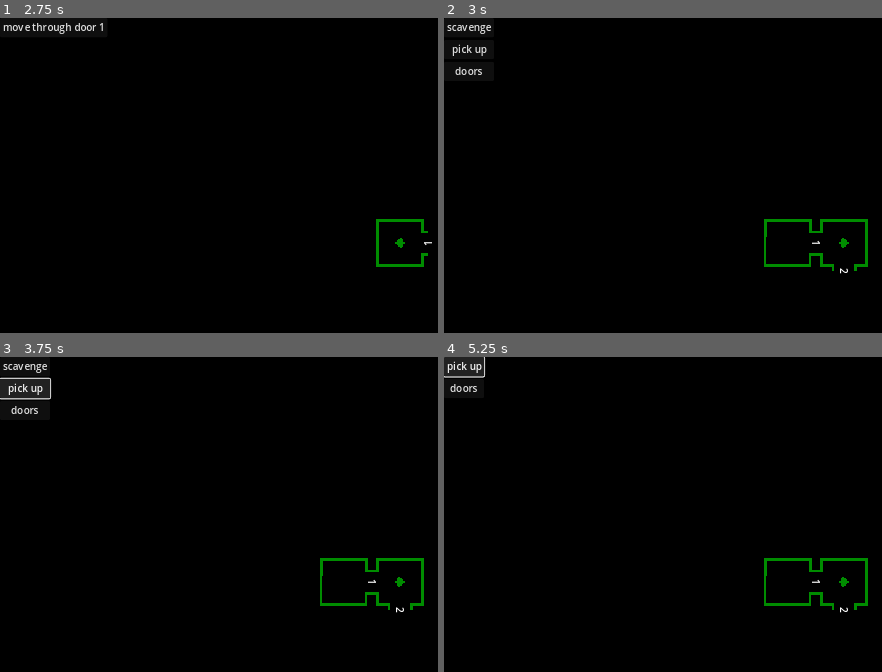
Above: before the commit, frames 1-4 (two rows, left to right).
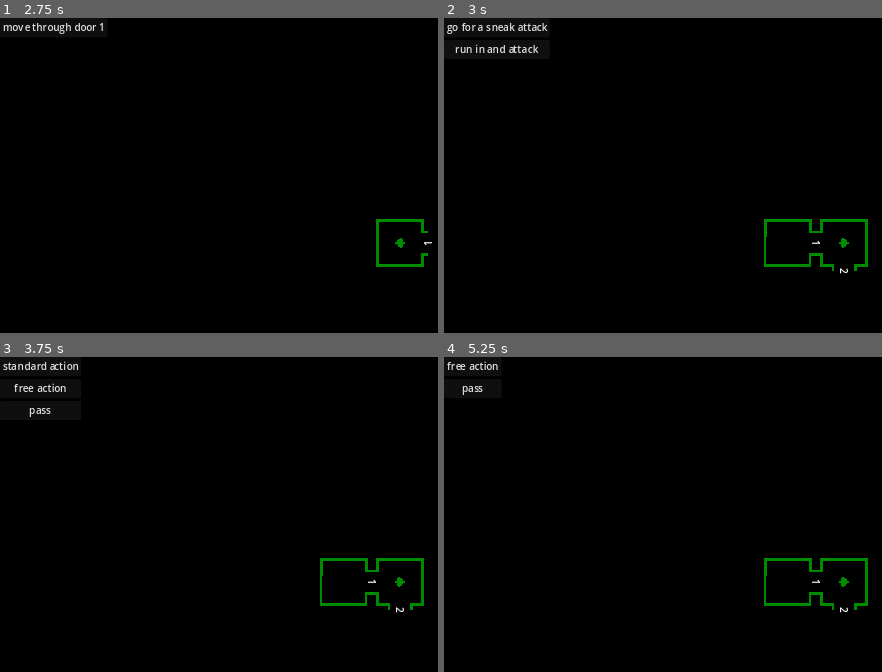
Above: after the commit, the same moments.

Repository: rainbowd-ash/ker_nethalas
Game: Godot game, scene res://globals/game.tscn
Two runs of this game, one before a commit and one after it. Both use one fixed random seed, a clock stepped at 60 frames per second and the inputs below.
Inputs (mouse positions are in pixels of both pictures, inside the frame that each line leads up to):
- Up to frame 1 (2.75 s): click "scavenge" at 0.5 s; click "pick up" at 1.25 s; click "doors" at 2 s
- Up to frame 2 (3 s): click "move through door 1" at 2.75 s
- Up to frame 3 (3.75 s): click (26, 388) at 3.5 s, where only the run before the commit has a clickable "pick up"
- Up to frame 4 (5.25 s): click (483, 366) at 4.25 s, where only the run after the commit has a clickable "standard action"; click (461, 366) at 5 s, where only the run after the commit has a clickable "attack"

Frame 1 is identical in both runs. In frame 2, 0.7% of the frame differs, in the area x 0-24%, y 1-19%; in frame 3, 0.7%, in the area x 0-19%, y 1-20%; in frame 4, 0.4%.

Commit message:
monsters do attack rolls now

Diff:
--- a/character/character.gd
+++ b/character/character.gd
@@ -39,3 +39,9 @@
 
 func get_free_actions() -> Array:
 	return []
+
+func get_defence_roll_value() -> int:
+	return skills.get_value("dodge")
+
+func get_initiative_value() -> int:
+	return skills.get_value("perception")
--- a/combat/combat.gd
+++ b/combat/combat.gd
@@ -11,6 +11,7 @@
 var player_free_actions : int = 1
 var initiative_mod = 0
 var stealth_check_result : OpposedCheckResult = null
+var round_counter : int = 0
 
 func _ready() -> void:
 	Character.performed_standard_action.connect(_on_character_performed_standard_action)
@@ -29,6 +30,7 @@
 	elif action_key == "standard action":
 		list_standard_actions()
 	elif action_key == "pass":
+		print("player passes turn")
 		player_round_finished.emit()
 	elif action_key == "actions_back":
 		list_combat_actions()
@@ -43,13 +45,19 @@
 		list_stealth_actions()
 		await stealth_attempt_finished
 	roll_initiative()
+	print("-regular combat starting-")
 	combat_rounds()
 
 func combat_rounds():
+	# give monster first attack to make the loop simpler
 	if not player_initiative and in_combat:
 		monster_action()
 		player_initiative = true
+
+	# combat loop
 	while in_combat:
+		round_counter += 1
+		print("-combat round %d-" % round_counter)
 		if in_combat:
 			player_action()
 			await player_round_finished
@@ -58,8 +66,10 @@
 		# refresh actions
 		player_standard_actions = 1
 		player_free_actions = 1
+	# exit combat loop condition
 	if not in_combat:
 		end_combat()
+
 
 func add_monster(monster : Monster):
 	for i in range(0, monster.number):
@@ -85,13 +95,13 @@
 			print("player gets initiative from stealth success")
 			player_initiative = true
 			return
-	var character_perception : int = Character.skills.get_value("perception")
+	var character_initiative : int = Character.get_initiative_value()
 	var highest_awareness = 0
 	for monster in monsters:
 		if monster.awareness > highest_awareness:
 			highest_awareness = monster.awareness
 	var roll_result : OpposedCheckResult = Dice.opposed_check(
-		CheckValue.new(character_perception + initiative_mod),
+		CheckValue.new(character_initiative),
 		CheckValue.new(highest_awareness),
 	)
 	if roll_result.winner == Dice.opposed_winner.attacker:
@@ -101,9 +111,24 @@
 		print("monster gets initiative")
 		player_initiative = false
 
+func attack_roll(attacker : Node, defender : Node):
+	pass
+
 func monster_action():
+	print("monster swings!")
 	for monster in monsters:
-		print("monster action!")
+		var monster_attack_value = monster.get_attack_value()
+		if not player_initiative:
+			monster_attack_value += 10
+		var roll_outcome = Dice.opposed_check(
+			CheckValue.new(monster_attack_value),
+			CheckValue.new(Character.skills.get_value("dodge"))
+		)
+		if roll_outcome.winner == Dice.opposed_winner.attacker:
+			print("monster hits!")
+		else:
+			# defender gets roll on defensive move table
+			print("player defends!")
 
 func player_action():
 	list_combat_actions()
@@ -146,5 +171,4 @@
 
 func end_combat():
 	print("-end combat-")
-	initiative_mod = {}
 	get_node("/root/Game/GameModes").mode_swap("DungeonMode")
--- a/dungeon/dungeon.gd
+++ b/dungeon/dungeon.gd
@@ -30,7 +30,7 @@
 	SignalBus.moved_through_door.emit()
 	list_actions()
 	door_labels()
-	#roll_combat_encounter()
+	roll_combat_encounter()
 
 func door_labels(clear : bool = false):
 	var doors = current_room().get_doors()
--- a/types/monster.gd
+++ b/types/monster.gd
@@ -18,3 +18,6 @@
 
 func actions():
 	return null
+
+func get_attack_value():
+	return combat_skill
